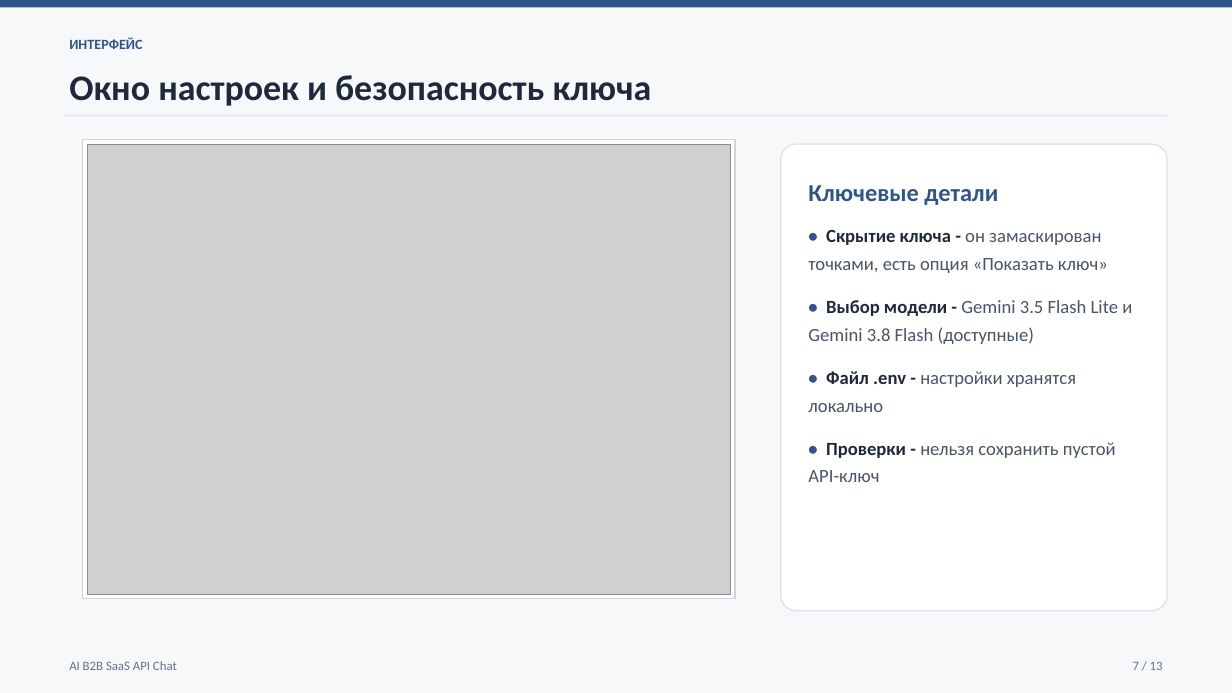
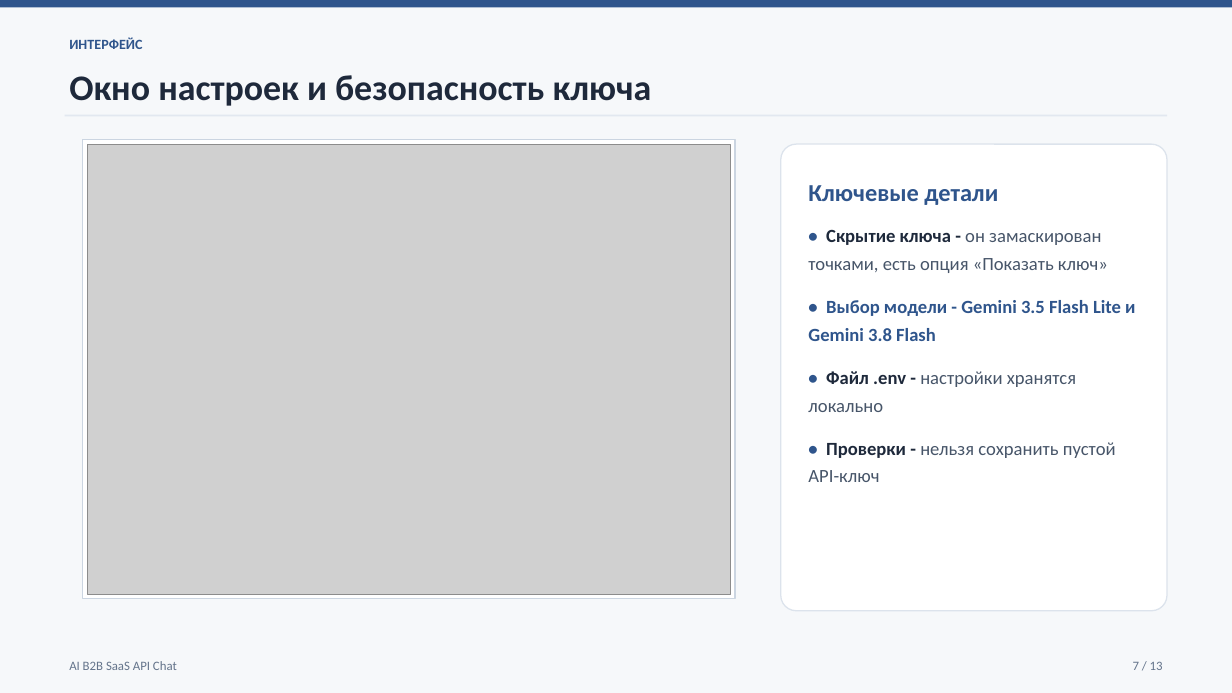
Before and after one commit to ionia11/ai-api-chat, a slide deck: slide 7 of Doc/AI B2B SaaS API Chat.pptx. Drawn at 1232x693 pixels with LibreOffice and Linux fonts; fonts in the diff are those of the drawing; grey boxes stand for pictures. Boxes give left, top, right and bottom in pixels: in the first picture for what was removed or moved away, otherwise in the second. Text is boxed around its words. In the diff, an @@ line names an element or a change of style, - is before the commit and + after.

```diff
--- a/Doc/AI B2B SaaS API Chat.pptx
+++ b/Doc/AI B2B SaaS API Chat.pptx
@@ text at <box>808,300,1135,341</box>: text changed; text colour #475569 to #2F558C; bold on @@
-• Выбор модели - Gemini 3.5 Flash Lite и Gemini 3.8 Flash (доступные)
+• Выбор модели - Gemini 3.5 Flash Lite и Gemini 3.8 Flash
```
Also in this commit, not shown: 4 other slides changed.
